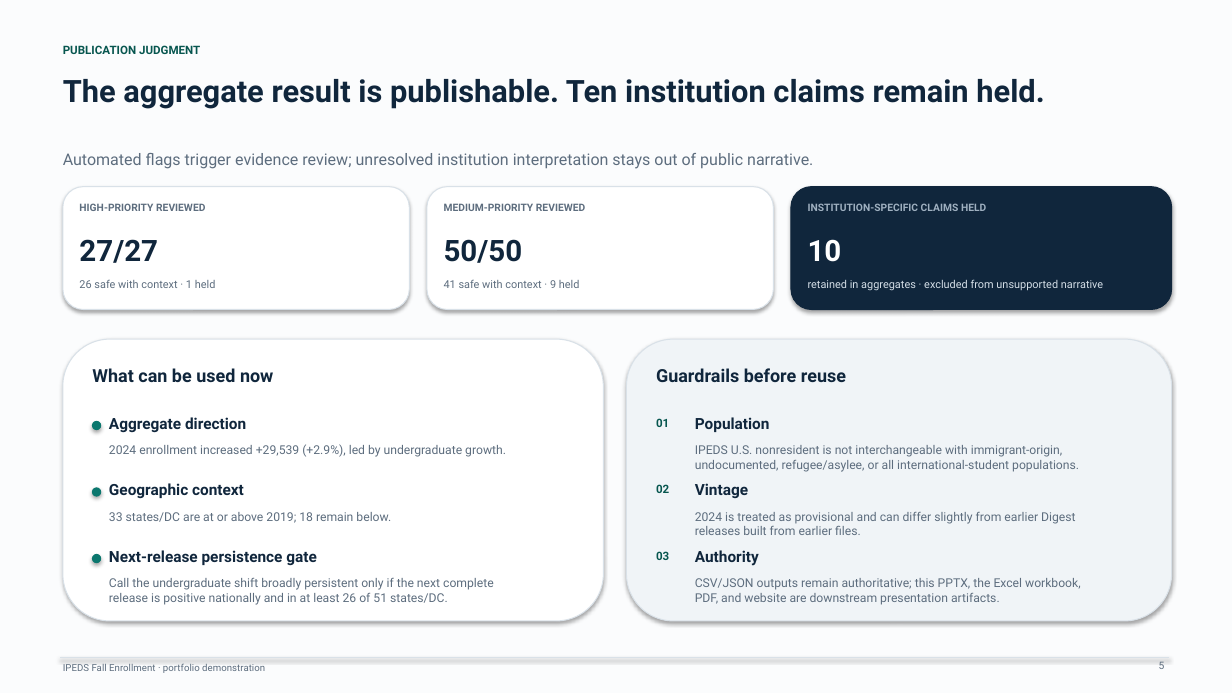
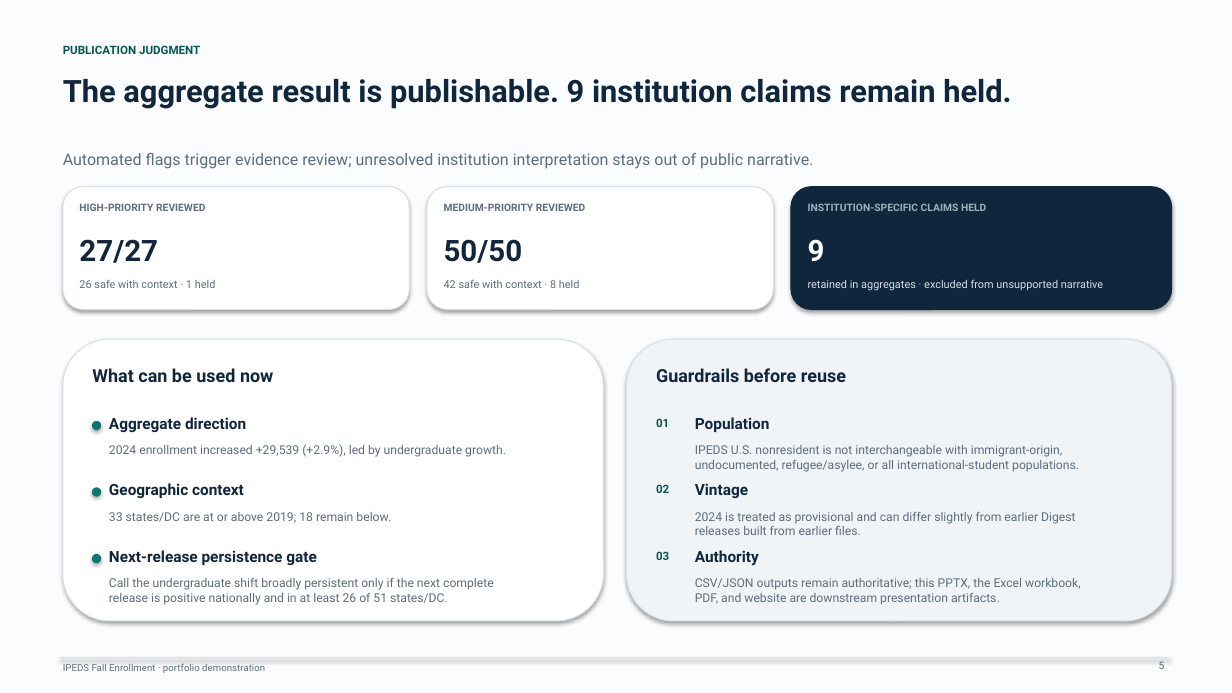
Before and after one commit to Joseph-Th/higher_education_and_immigration_demo, a slide deck: slide 5 of deliverables/management_briefing_deck.pptx. Drawn at 1232x693 pixels with LibreOffice and Linux fonts; fonts in the diff are those of the drawing. Boxes give left, top, right and bottom in pixels: in the first picture for what was removed or moved away, otherwise in the second. Text is boxed around its words. In the diff, an @@ line names an element or a change of style, - is before the commit and + after.

```diff
--- a/deliverables/management_briefing_deck.pptx
+++ b/deliverables/management_briefing_deck.pptx
@@ text at box(63, 79, 1011, 109): text changed @@
-The aggregate result is publishable. Ten institution claims remain held.
+The aggregate result is publishable. 9 institution claims remain held.
@@ text at box(808, 239, 825, 262): text changed @@
-10
+9
@@ text at box(444, 280, 580, 288): text changed @@
-41 safe with context · 9 held
+42 safe with context · 8 held
```
Also in this commit, not shown: 39 other files.
